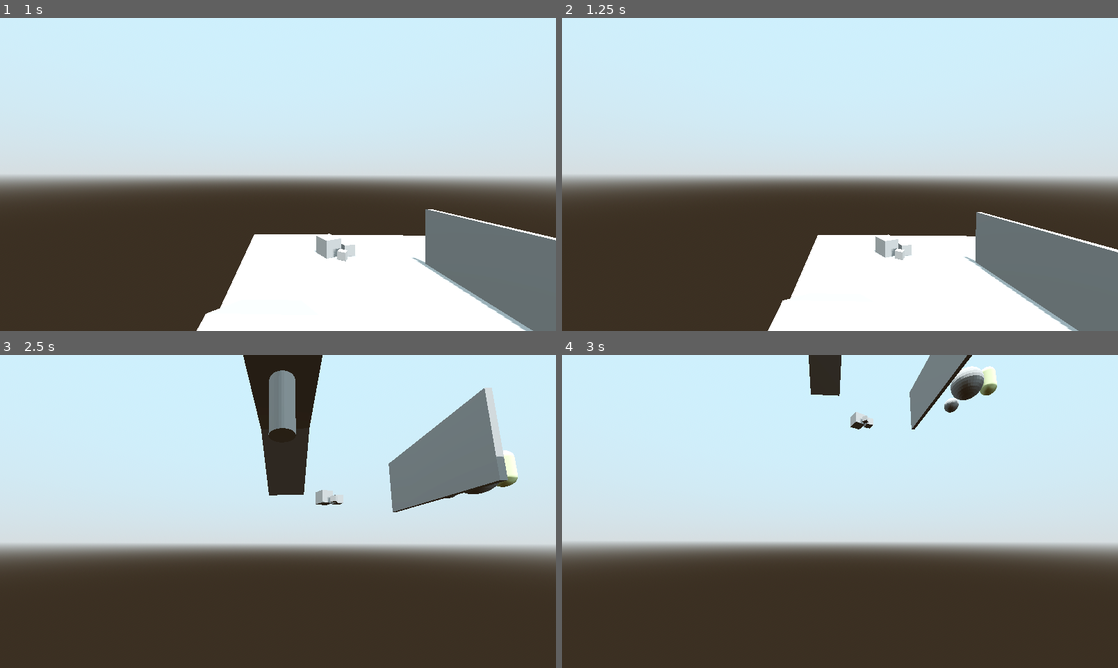
Above: before the commit, frames 1-4 (two rows, left to right).
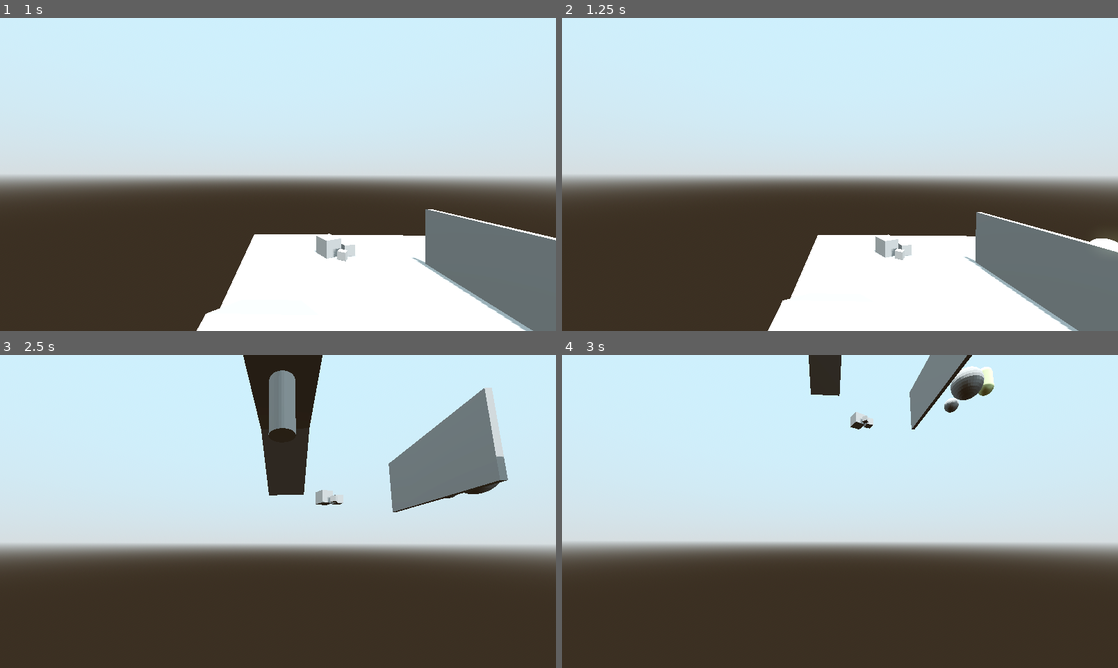
Above: after the commit, the same moments.

Repository: undeadjess/videogame
Game: Godot game, scene res://scenes/testScene.tscn
The game is run twice, just before and just after one commit, with the same random seed, the same clock (stepped at 60 frames per second) and the same inputs.
Inputs (mouse positions are in pixels of both pictures, inside the frame that each line leads up to):
- Up to frame 1 (1 s): tap Enter at 0.5 s; move the mouse to (250, 237) at 0.52 s; hold W (move_forward) from 0.53 s (still down); hold Shift (sprint) from 0.53 s (still down); click (250, 237) at 0.67 s; tap Space (jump) at 0.77 s
- Up to frame 2 (1.25 s): keep holding W (move_forward); keep holding Shift (sprint)
- Up to frame 3 (2.5 s): keep holding W (move_forward); move the mouse to (316, 514) at 1.27 s; release Shift (sprint) at 1.28 s; tap Shift (sprint) at 1.35 s; tap Space (jump) at 1.52 s; move the mouse to (233, 508) at 2.02 s; hold Shift (sprint) from 2.03 s (still down)
- Up to frame 4 (3 s): move the mouse to (845, 511) at 2.77 s; release W (move_forward) at 2.78 s; release Shift (sprint) at 2.78 s; hold A (move_left) from 2.78 s (still down); tap Shift (sprint) at 2.85 s

Frame 1 is identical in both runs. In frame 2, 0.1% of the frame differs, in the area x 95-100%, y 70-74%; in frame 3, 0.2%, in the area x 89-94%, y 30-43%; in frame 4, 0.1%.

Commit message:
Adjust monster speed, rename variables, & remove unused code

Diff:
--- a/src/assets/objects/characters/monster.gd
+++ b/src/assets/objects/characters/monster.gd
@@ -3,23 +3,22 @@
 
 signal playerCollide
 
-var SPEED = 1.0
+var speedMultiplier = 3.0
 var pathing = true
 var startPathing = false
 var time = 0
 
 @onready var nav_agent = $NavigationAgent3D
-var gravity = ProjectSettings.get_setting("physics/3d/default_gravity")
 @onready var head := $Head
 @onready var camera := $Head/Camera3D
 
 func _physics_process(_delta):
 	if(startPathing && pathing):
 		time += 0.05
-		SPEED = (sin(time) / 2 + 0.5)
+		var speed = (sin(time) / 2 + 0.5) * speedMultiplier
 		var current_location = global_transform.origin
 		var next_location = nav_agent.get_next_path_position()
-		var new_velocity = (next_location - current_location).normalized() * SPEED
+		var new_velocity = (next_location - current_location).normalized() * speed
 
 		velocity = velocity.move_toward(new_velocity, 0.25)
 		move_and_slide()
